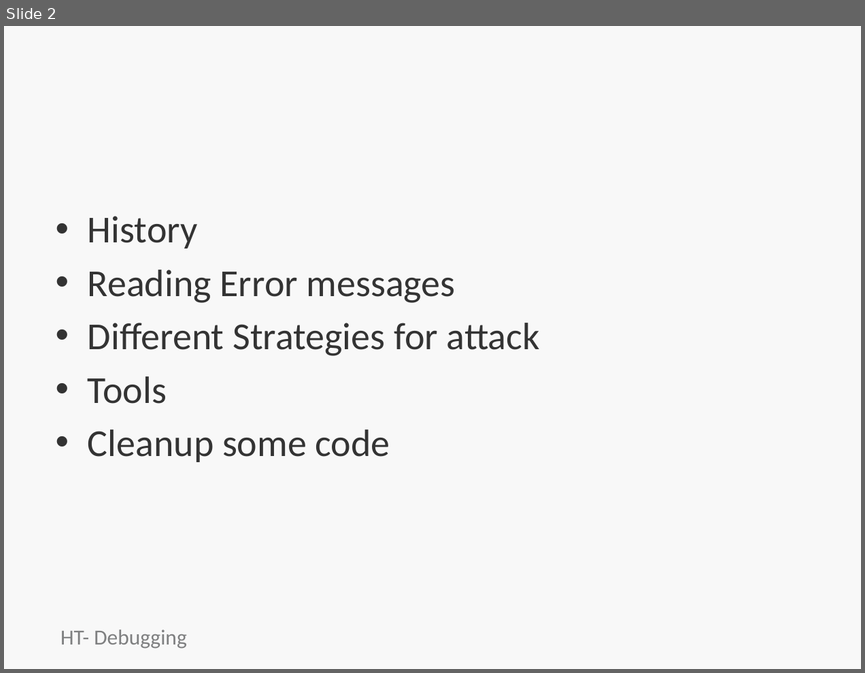
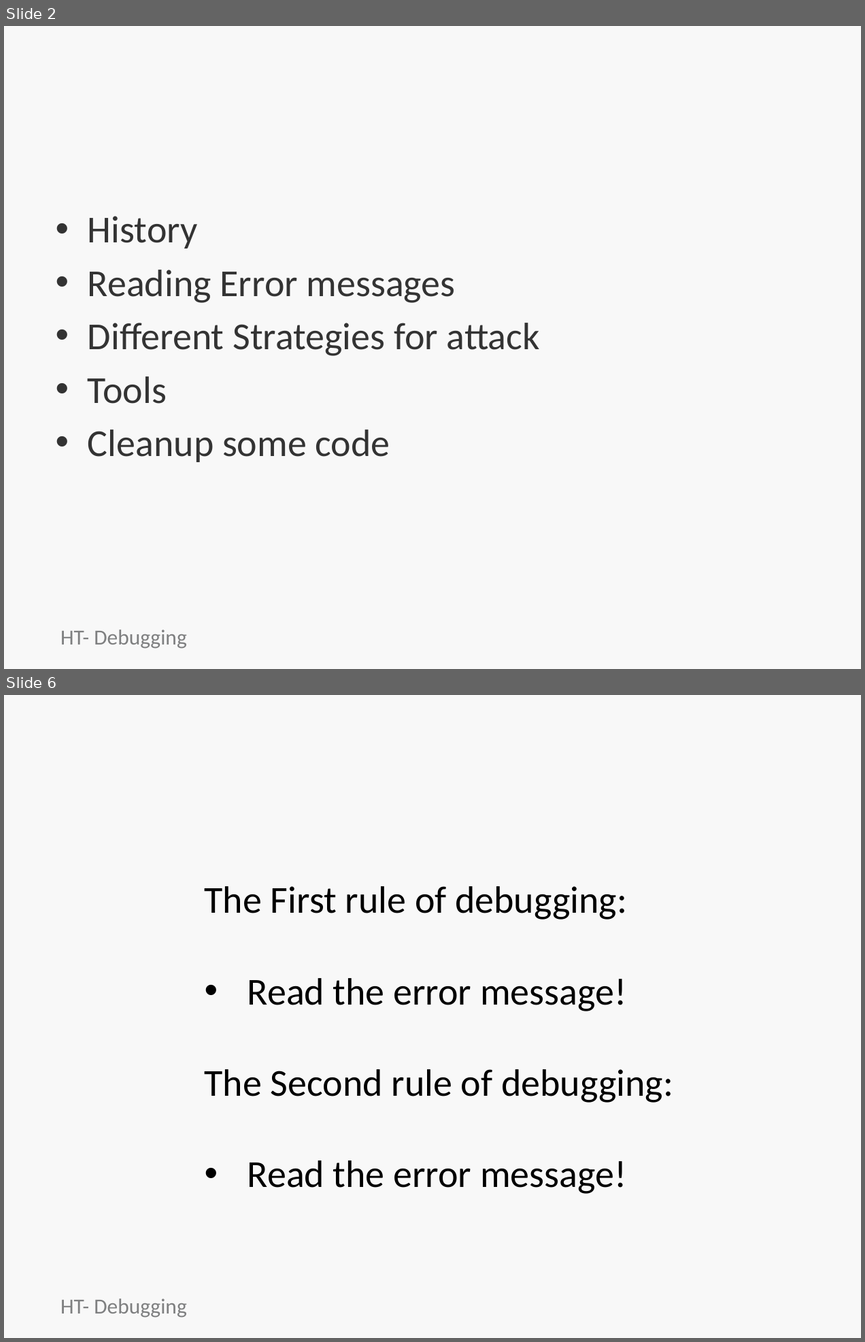
Before and after one commit to jumpcheng/debugging_notes, a slide deck: HT-debugging-basics.pptx. Shown one above the other, each under a label of ours: slide 2 before the commit, slides 2 and 6 after it; the slides between them are not shown. The pictures are 865x673 and 865x1342 pixels, drawn with LibreOffice and Linux fonts; fonts in the diff are those of the drawing; background and template pictures are left out. Boxes give left, top, right and bottom in pixels: in the first picture for what was removed or moved away, otherwise in the second. Text is boxed around its words. In the diff, an @@ line names an element or a change of style, - is before the commit and + after.

```diff
--- a/HT-debugging-basics.pptx
+++ b/HT-debugging-basics.pptx
@@ slide 6 added at (x1=4, y1=695, x2=861, y2=1338), background picture (left out) @@
@@ title added at (x1=47, y1=705, x2=818, y2=813), 44 pt, text #F8F8F8, bold @@
+Error Messages
@@ text added at (x1=205, y1=886, x2=673, y2=1193), 32 pt, text #000000 @@
+The First rule of debugging:
+• Read the error message!
+The Second rule of debugging:
+• Read the error message!
@@ text added at (x1=60, y1=1298, x2=186, y2=1317), 18 pt, text #7E7F80 @@
+HT- Debugging
```
Also in this commit, not shown: 6 other slides added, 1 other file.
